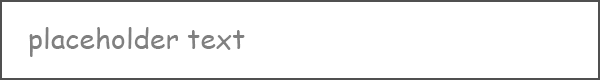
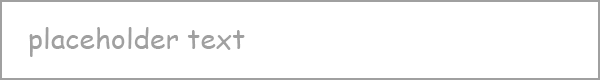
Layer changes from the first 600 × 80 image to the second:
painted on "placeholder text" over [29, 27, 245, 57]
painted on "Rounded Rectangle 1" over [0, 0, 600, 80]
